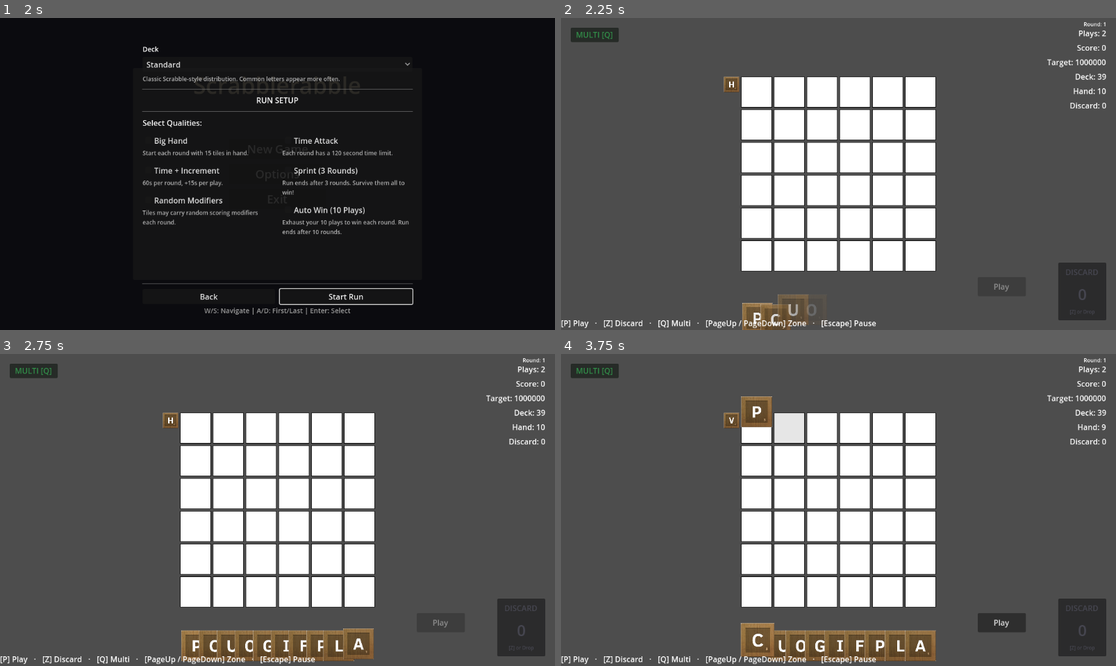
Above: before the commit, frames 1-4 (two rows, left to right).
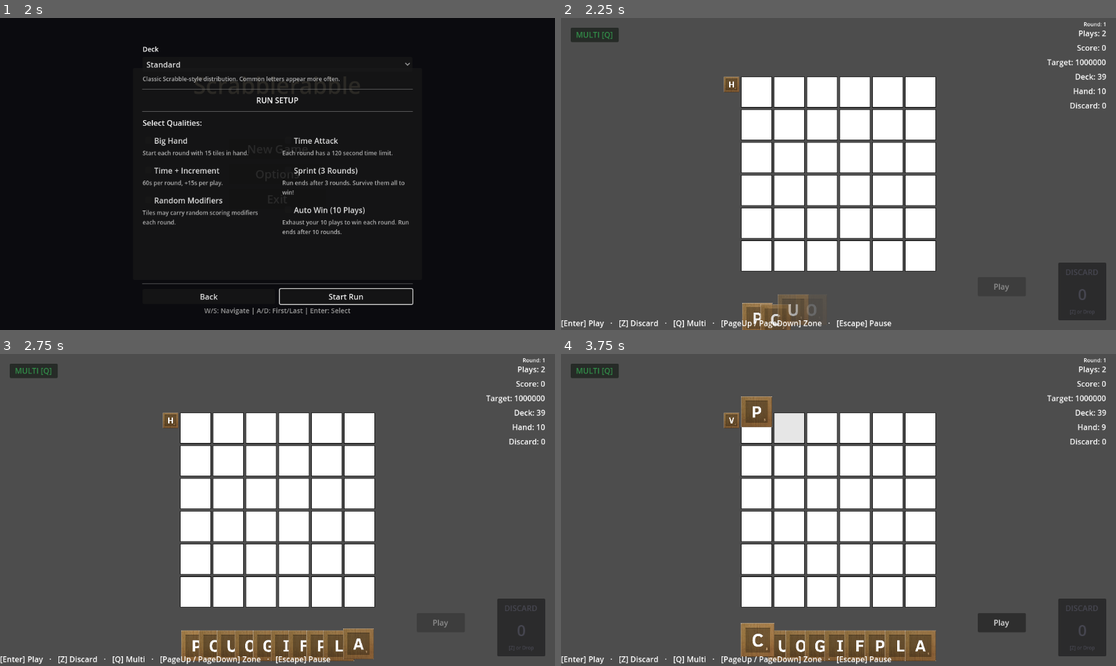
Above: after the commit, the same moments.

Repository: rcmilan/godot-scrabblerabble
Game: Godot game, scene res://scenes/title_screen/title_screen.tscn
Same seed, same stepped clock (60 frames per second), same inputs: the game is played once before the commit and once after it.
Inputs (mouse positions are in pixels of both pictures, inside the frame that each line leads up to):
- Up to frame 1 (2 s): click "New Game" at 0.5 s; click "New Game" at 1.25 s
- Up to frame 2 (2.25 s): click "Start Run" at 2 s
- Up to frame 3 (2.75 s): no input
- Up to frame 4 (3.75 s): click (733, 419) at 2.75 s; tap Enter (play_hand, bound only after the commit) at 3.5 s; drag from (755, 428) to (894, 441) at 3.52 s

Frame 1 is identical in both runs. In frame 2, 0.8% of the frame differs, in the area x 0-60%, y 96-100%; in frame 3, 0.8%; in frame 4, 0.8%.

Commit message:
feat: change Play action from P to Enter

Diff:
--- a/project.godot
+++ b/project.godot
@@ -92,7 +92,7 @@
 }
 play_hand={
 "deadzone": 0.5,
-"events": [Object(InputEventKey,"resource_local_to_scene":fa …(119 unchanged characters)… ressed":false,"pressed":false,"keycode":80,"physical_keycode":0,"key_label":0,"unicode":0,"location":0,"echo":false,"script":null)
+"events": [Object(InputEventKey,"resource_local_to_scene":fa …(119 unchanged characters)… ressed":false,"pressed":false,"keycode":4194309,"physical_keycode":0,"key_label":0,"unicode":0,"location":0,"echo":false,"script":null)
 , Object(InputEventJoypadButton,"resource_local_to_scene":false,"resource_name":"","device":-1,"button_index":3,"pressure":0.0,"pressed":false,"script":null)
 ]
 }
